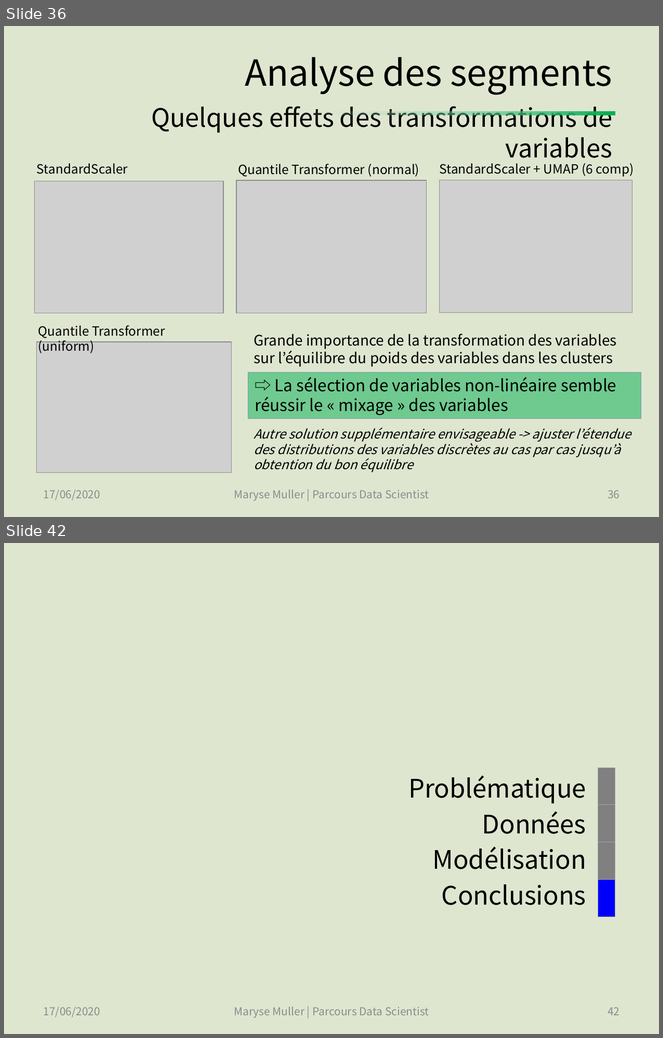
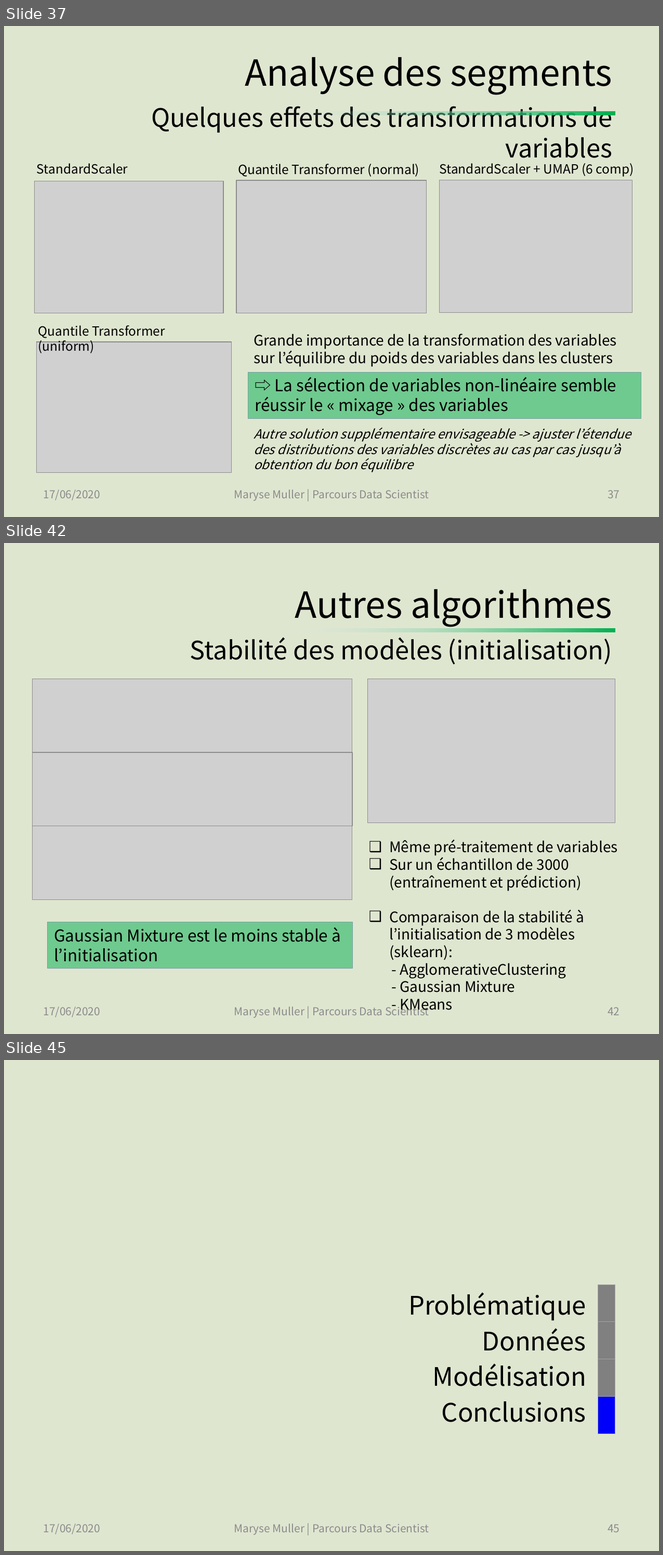
Before and after one commit to SmellyArmure/OC_DS_Project5, a slide deck: PRESENTATION/Projet5.pptx. Shown one above the other, each under a label of ours: slides 36 and 42 before the commit, slides 37, 42 and 45 after it; the slides between them are not shown. The pictures are 663x1038 and 663x1555 pixels, drawn with LibreOffice and Linux fonts; fonts in the diff are those of the drawing; grey boxes stand for pictures. Boxes give left, top, right and bottom in pixels: in the first picture for what was removed or moved away, otherwise in the second. Text is boxed around its words. In the diff, an @@ line names an element or a change of style, - is before the commit and + after.

Commit message:
PROJET TERMINE | P5_Cleaning_EDA_2 : ajouté des graphes de l'analyse temporelle pour la présentation | P5_Clustering : stabilité à l'initialisation des autres algorithmes de clustering, comparaison des résultats. | Présentation : Finalisation de la présentation - (soutenance passée avec succès).

```diff
--- a/PRESENTATION/Projet5.pptx
+++ b/PRESENTATION/Projet5.pptx
@@ slide 42 added at (4,543,659,1034), background #DFE6D0 @@
@@ title added at (190,589,612,665), 27.9 pt, text #000000 @@
+Autres algorithmes
+Stabilité des modèles (initialisation)
@@ rectangle added at (278,629,616,632), fill gradient #00B050 to #E6EDF0 @@
@@ picture added at (32,679,352,752) @@
@@ picture added at (367,679,616,823) @@
@@ picture added at (32,753,352,826) @@
@@ picture added at (32,826,352,899) @@
@@ text added at (389,840,618,993), 16 pt, text #000000 @@
+❑ Même pré-traitement de variables
+❑ Sur un échantillon de 3000 (entraînement et prédiction)
+❑ Comparaison de la stabilité à l’initialisation de 3 modèles (sklearn):
+- AgglomerativeClustering
+- Gaussian Mixture
+- KMeans
@@ rectangle added at (47,923,352,969), fill #00B050 at 50% opacity, outline #759AA5 0.5 pt, 18 pt, text #000000 @@
+Gaussian Mixture est le moins stable à l’initialisation
@@ text added at (44,1007,101,1018), 12 pt, text #8C8C8C @@
+17/06/2020
@@ text added at (234,1005,429,1018), 12 pt, text #8C8C8C @@
+Maryse Muller | Parcours Data Scientist
@@ page number added at (608,1007,620,1016), 12 pt, text #8C8C8C @@
+42
@@ what was slide 36 is now slide 37 @@
@@ page number at (608,490,620,499): text changed @@
-36
+37
@@ what was slide 42 is now slide 45 @@
@@ page number at (608,1525,620,1533): text changed @@
-42
+45
```
Also in this commit, not shown: 13 slides changed, 3 other slides added, 3 other files.
